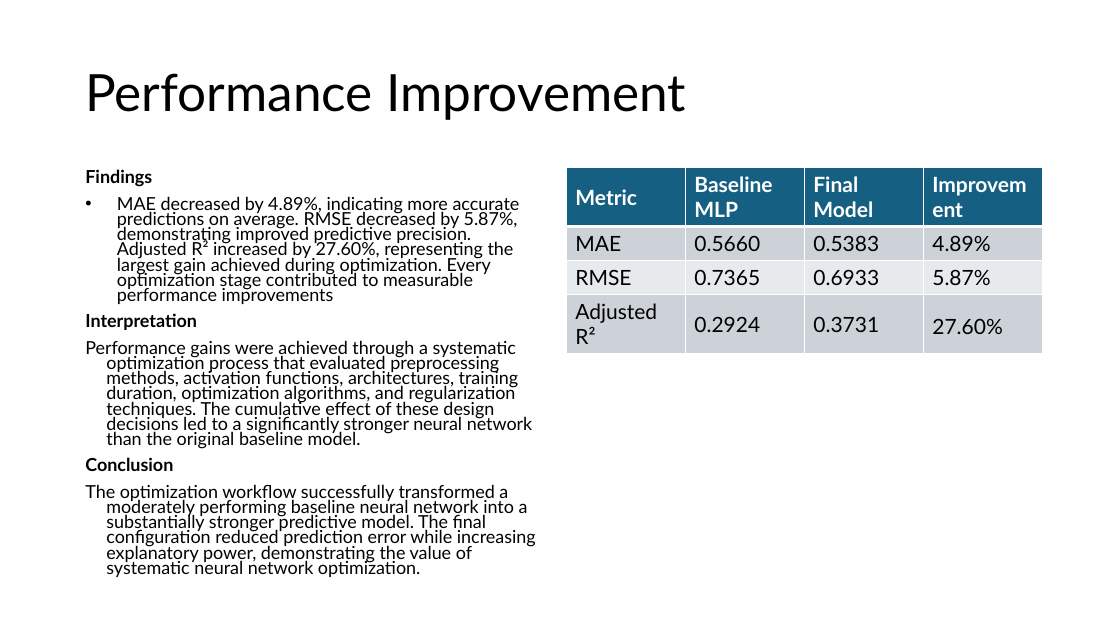
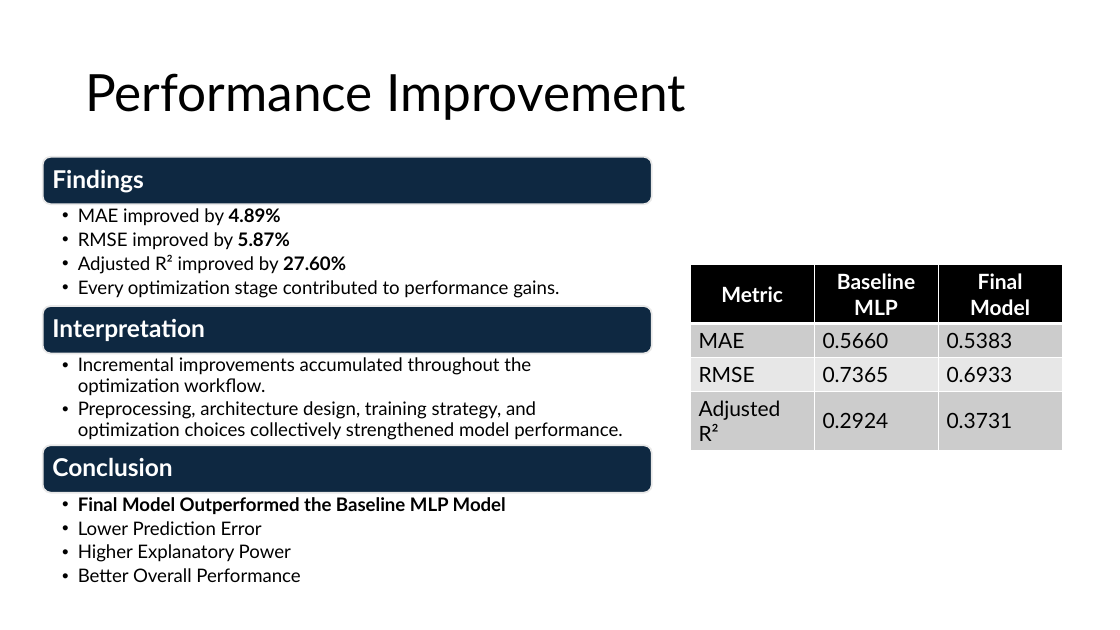
Before and after one commit to niecestroa/pro-ibm-ml-course-projects, a slide deck: slide 29 of neural-network-optimization/report/Deep Learning for Wine Quality Prediction.pptx (slide 30 before the commit). Drawn at 1120x630 pixels with LibreOffice and Linux fonts; fonts in the diff are those of the drawing. Boxes give left, top, right and bottom in pixels: in the first picture for what was removed or moved away, otherwise in the second. Text is boxed around its words. In the diff, an @@ line names an element or a change of style, - is before the commit and + after.

```diff
--- a/neural-network-optimization/report/Deep Learning for Wine Quality Prediction.pptx
+++ b/neural-network-optimization/report/Deep Learning for Wine Quality Prediction.pptx
@@ text removed at <box>85,169,536,577</box> @@
-Findings
-• MAE decreased by 4.89%, indicating more accurate predictions on average. RMSE decreased by 5.87%, demonstrating improved predictive precision. Adjusted R² increased by 27.60%, representing the largest gain achieved during optimization. Every optimization stage contributed to measurable performance improvements
-Interpretation
-Performance gains were achieved through a systematic optimization process that evaluated preprocessing methods, activation functions, architectures, training duration, optimization algorithms, and regularization techniques. The cumulative effect of these design decisions led to a significantly stronger neural network than the original baseline model.
-Conclusion
-The optimization workflow successfully transformed a moderately performing baseline neural network into a substantially stronger predictive model. The final configuration reduced prediction error while increasing explanatory power, demonstrating the value of systematic neural network optimization.
@@ table at <box>691,265,1064,450</box> @@
-column 4: Improvement | 4.89% | 5.87% | 27.60%
@@ table: place and size @@
-table at <box>567,168,1044,354</box>
+table at <box>691,265,1064,450</box>
@@ group added at <box>43,157,652,582</box>: 6 texts, 3 rounded rectangles @@
+Findings
+  • MAE improved by 4.89%
+  • RMSE improved by 5.87%
+  • Adjusted R² improved by 27.60%
+  • Every optimization stage contributed to performance gains.
+Interpretation
+  • Incremental improvements accumulated throughout the optimization workflow.
+  • Preprocessing, architecture design, training strategy, and optimization choices collectively strengthened model performance.
+Conclusion
+  • Final Model Outperformed the Baseline MLP Model
+  • Lower Prediction Error
+  • Higher Explanatory Power
+  • Better Overall Performance
```
Also in this commit, not shown: 19 other slides changed, 5 slides added, 6 slides removed, 6 other files.
